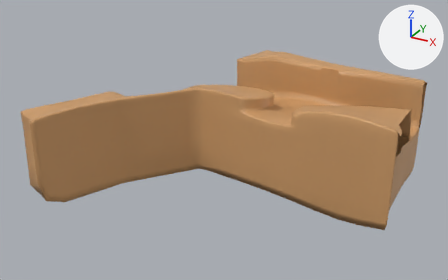
An edit to the FBX model Assets/Terrain/terrain_W4A6.fbx, drawn before and after from the same camera.
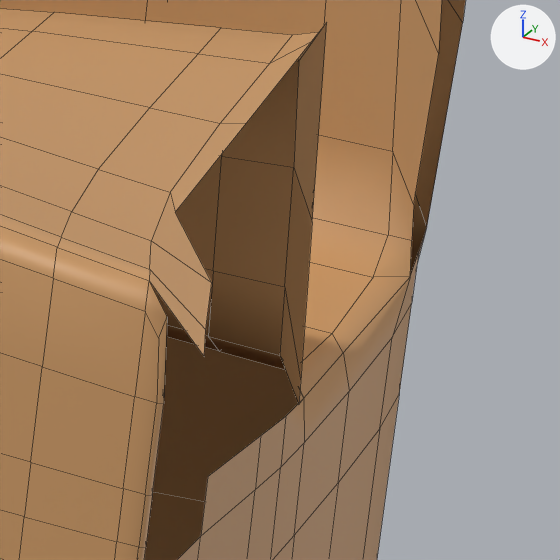
The first picture shows the older version from a 50 mm camera at (104.0, -1572.0, 339.0) aimed at (-163.0, -1087.0, 97.0). The close-ups show both versions on the part from 86% to 96% of the width and 38% to 55% of the height of that picture. Every picture has the same lights, and +X, +Y and +Z are marked at upper right. The close-ups show mesh edges as thin lines. Where no turn or scale is listed for an object, it has been applied to the vertices.

Names of what the first close-up shows: 'W4A6_mesh'.
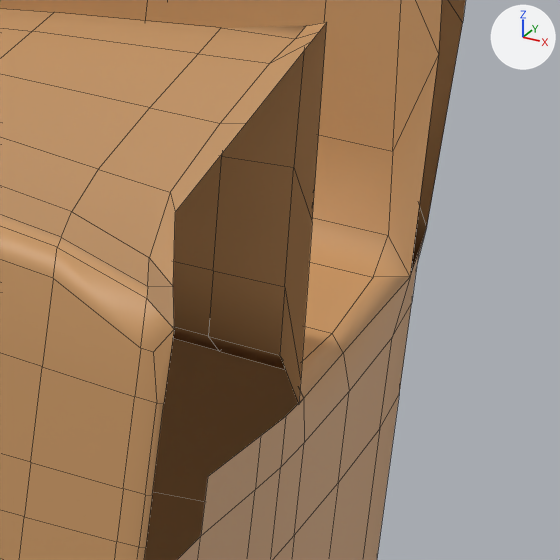
Where the newer file only moved an object's origin or applied its transform, the numbers keep the older frame.

The change, as a diff of the scene's bpy script:
```diff
--- a/Assets/Terrain/terrain_W4A6.fbx.py
+++ b/Assets/Terrain/terrain_W4A6.fbx.py
@@ me_mesh @@
 # used by ob_w4a6_mesh; location = (-184.68, -998.3, 82.51)
 # verts and faces of me_mesh; kept vertices keep their numbers, new ones are numbered from 1458
 # before: 22 (187.0, -3.0, 27.0) at pixel (410, 276), 160 (186.0, 0.0, 60.0), 167 (187.0, -3.0, 33.0) at pixel (413, 204), 448 (187.0, -3.0, 30.0) at pixel (411, 240), 682 (182.0, -1.0, 67.0)
 # before: 693 (187.0, -1.0, 45.0) at pixel (438, 53), 695 (185.0, -3.0, 37.0) at pixel (392, 151), 1039 (183.0, -35.0, 55.0) at pixel (298, 61), 1044 (185.0, -7.0, 28.0) at pixel (373, 277), 1424 (185.0, -3.0, 30.0) at pixel (388, 235)
 # before: 1425 (183.0, -2.0, 52.0), 1445 (183.0, -39.0, 59.0) at pixel (292, 34)
-me_mesh.from_pydata(...)  # 1458 vertices, 1420 faces; spans x -124.0..197.0, y -228.0..74.0, z -33.0..77.0
+me_mesh.from_pydata(...)  # 1449 vertices, 1412 faces; spans x -124.0..194.0, y -228.0..74.0, z -33.0..77.0
+# me_mesh part 1
+delete_vertices([167, 448])  # with the faces that use them
+delete_faces([(160, 682, 1425, 693)])
+verts[1039] = (183.0, -34.0, 58.0)  # moved, pixel (306, 25)
+verts[1445] = (183.0, -38.0, 58.0)  # moved, pixel (295, 38)
+verts[1459] = (187.0, -3.0, 27.0)  # pixel (410, 276)
+verts[1460] = (187.0, -1.0, 45.0)  # pixel (438, 53)
+faces += [(22, 1459, 1424, 1044), (693, 695, 1424, 1459), (693, 1460, 1425, 695), (160, 682, 1425, 1460)]
+# me_mesh part 2
+# 13 vertices are removed from x 190.0..197.0, y -128.0..-107.0, z 44.0..69.0
+# 17 faces are deleted
+# 4 vertices move from x 189.0..196.0, y -123.0..-106.0, z 67.0..68.0 to x 189.0..191.0, y -119.0..-106.0, z 66.0..68.0
+# 4 vertices are added at (192.0, -119.0, 65.0), (194.0, -120.0, 67.0), (191.0, -119.0, 65.0), (191.0, -115.0, 68.0)
+# 9 new faces join them
 me_mesh.materials.append(mat_w4_shade)
```

Where the change shows, as pixel boxes [x1, y1, x2, y2] in the close-ups (560 x 560 px; the box of a moved part takes in the faces that stretch with it):
part 1 of me_mesh, moved or reshaped
    both: [199, 0, 442, 277]
part 2 of me_mesh, cut back
    before: [42, 169, 212, 404]
    after: [42, 169, 175, 404]
